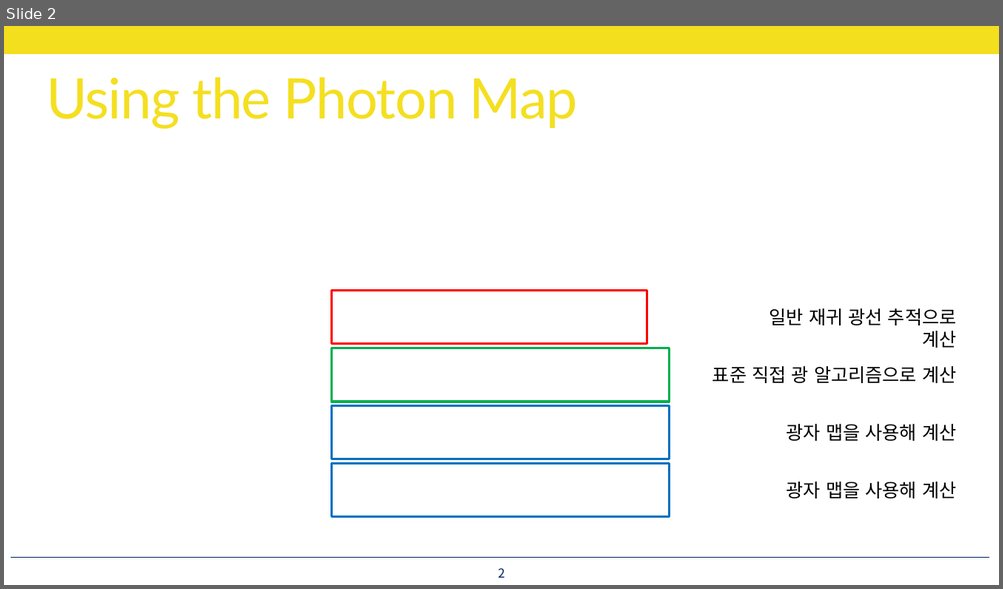
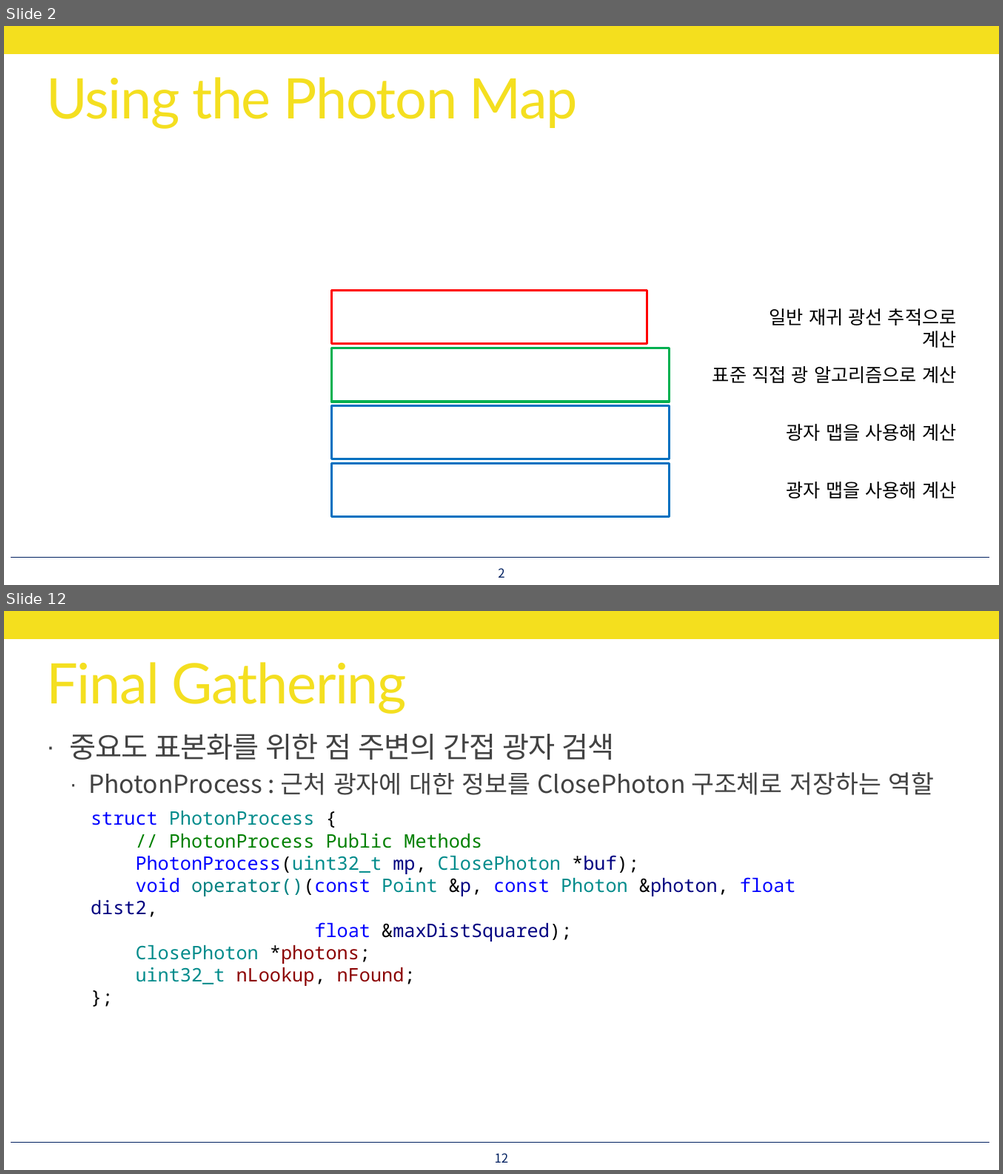
Before and after one commit to utilForever/PBRStudy, a slide deck: Physically Based Rendering - Chapter 15, Part 6.pptx. Shown one above the other, each under a label of ours: slide 2 before the commit, slides 2 and 12 after it; the slides between them are not shown. The pictures are 1003x589 and 1003x1174 pixels, drawn with LibreOffice and Linux fonts; fonts in the diff are those of the drawing; grey boxes stand for pictures. Boxes give left, top, right and bottom in pixels: in the first picture for what was removed or moved away, otherwise in the second. Text is boxed around its words. In the diff, an @@ line names an element or a change of style, - is before the commit and + after.

```diff
--- a/Physically Based Rendering - Chapter 15, Part 6.pptx
+++ b/Physically Based Rendering - Chapter 15, Part 6.pptx
@@ slide 12 added at bbox=[4, 611, 999, 1170], background #FFFFFF; not listed: 2 template elements that a slide beside it also shows @@
@@ title added at bbox=[46, 662, 407, 714], 54 pt, text #F4DF1E @@
+Final Gathering
@@ text added at bbox=[70, 734, 933, 795], 24 pt, text #404040 @@
+· 중요도 표본화를 위한 점 주변의 간접 광자 검색
+  · PhotonProcess : 근처 광자에 대한 정보를 ClosePhoton 구조체로 저장하는 역할
@@ text added at bbox=[91, 811, 796, 986], 18 pt, text #008B8B @@
+struct PhotonProcess {
+// PhotonProcess Public Methods
+PhotonProcess(uint32_t mp, ClosePhoton *buf);
+void operator()(const Point &p, const Photon &photon, float dist2,
+float &maxDistSquared);
+ClosePhoton *photons;
+uint32_t nLookup, nFound;
+};
@@ page number added at bbox=[495, 1153, 509, 1163], 12 pt, text #002060 @@
+12
```
Also in this commit, not shown: 27 other slides added.
